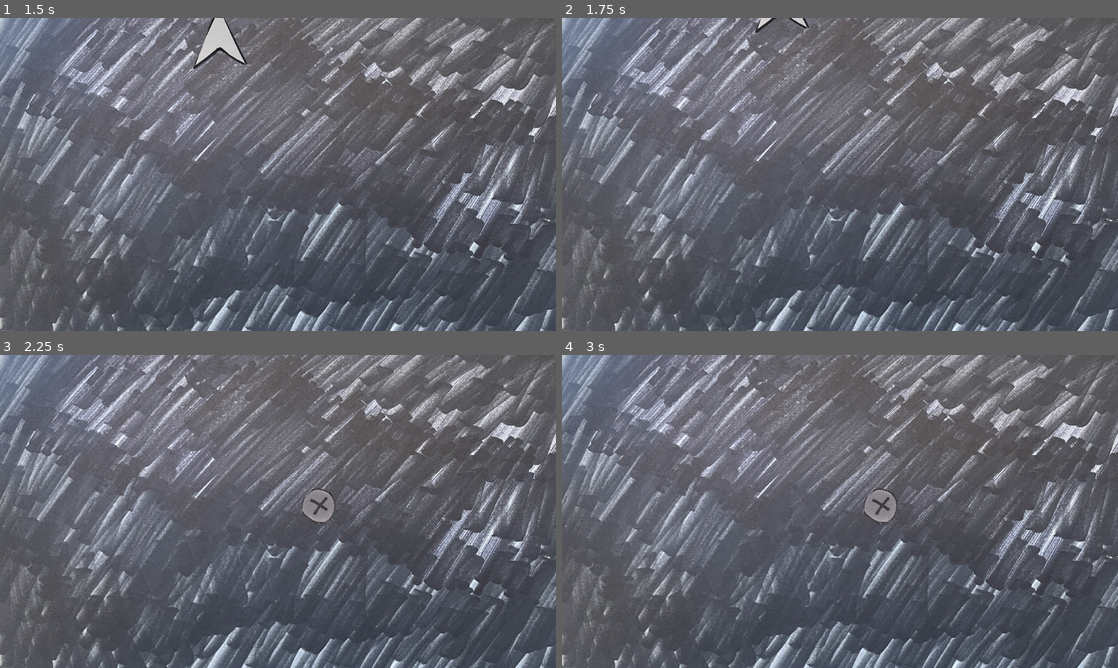
Above: before the commit, frames 1-4 (two rows, left to right).
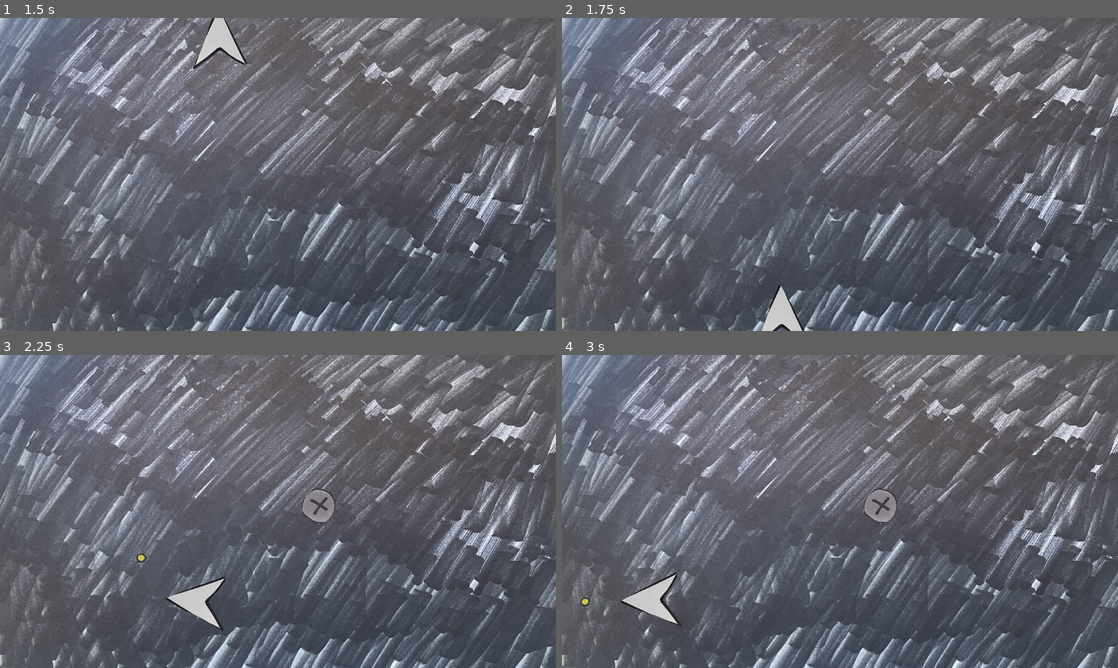
Above: after the commit, the same moments.

Repository: kd90301/asteroids-clone
Game: Godot game, scene res://scenes/main.tscn
The game is run twice, just before and just after one commit, with the same random seed, the same clock (stepped at 60 frames per second) and the same inputs.
Inputs:
- Up to frame 1 (1.5 s): tap Enter at 0.5 s; hold W (move_up) from 0.53 s (still down); tap Space (shoot) at 0.6, 1.35 s
- Up to frame 2 (1.75 s): keep holding W (move_up)
- Up to frame 3 (2.25 s): release W (move_up) at 2.03 s; hold A (move_left) from 2.03 s (still down); tap Space (shoot) at 2.1 s
- Up to frame 4 (3 s): keep holding A (move_left); tap Space (shoot) at 2.85 s

Frame 1 is identical in both runs. In frame 2, 0.7% of the frame differs, in the area x 34-45%, y 0-100%; in frame 3, 0.8%, in the area x 24-41%, y 62-89%; in frame 4, 0.8%.

Commit message:
Add screen wrapping for player
Player will wrap x or y when reaching edge of viewport

Diff:
--- a/asteroids-clone/scenes/player.tscn
+++ b/asteroids-clone/scenes/player.tscn
@@ -4,7 +4,7 @@
 [ext_resource type="Texture2D" uid="uid://c6icfaok8th7" path="res://assets/player-ship.png" id="1_xjt63"]
 
 [sub_resource type="CircleShape2D" id="CircleShape2D_rcvfx"]
-radius = 0.595665
+radius = 0.327174
 
 [node name="player" type="Area2D" groups=["player"]]
 script = ExtResource("1_2u4am")
@@ -19,6 +19,6 @@
 scale = Vector2(10, 10)
 
 [node name="CollisionShape2D" type="CollisionShape2D" parent="."]
-position = Vector2(23, 0)
-scale = Vector2(70.5096, 22.0965)
+position = Vector2(1.90735e-06, 0)
+scale = Vector2(87.3496, 88.6965)
 shape = SubResource("CircleShape2D_rcvfx")
--- a/asteroids-clone/scripts/player.gd
+++ b/asteroids-clone/scripts/player.gd
@@ -31,7 +31,9 @@
 	if Input.is_action_just_pressed("shoot"):
 		shoot()
 
-
+	var viewport_size := get_viewport_rect().size
+	position.x = wrapf(position.x, 0, viewport_size.x)
+	position.y = wrapf(position.y, 0, viewport_size.y)
 
 func _on_area_entered(area_that_entered : Area2D) -> void:
 	if area_that_entered.is_in_group("enemy"):
